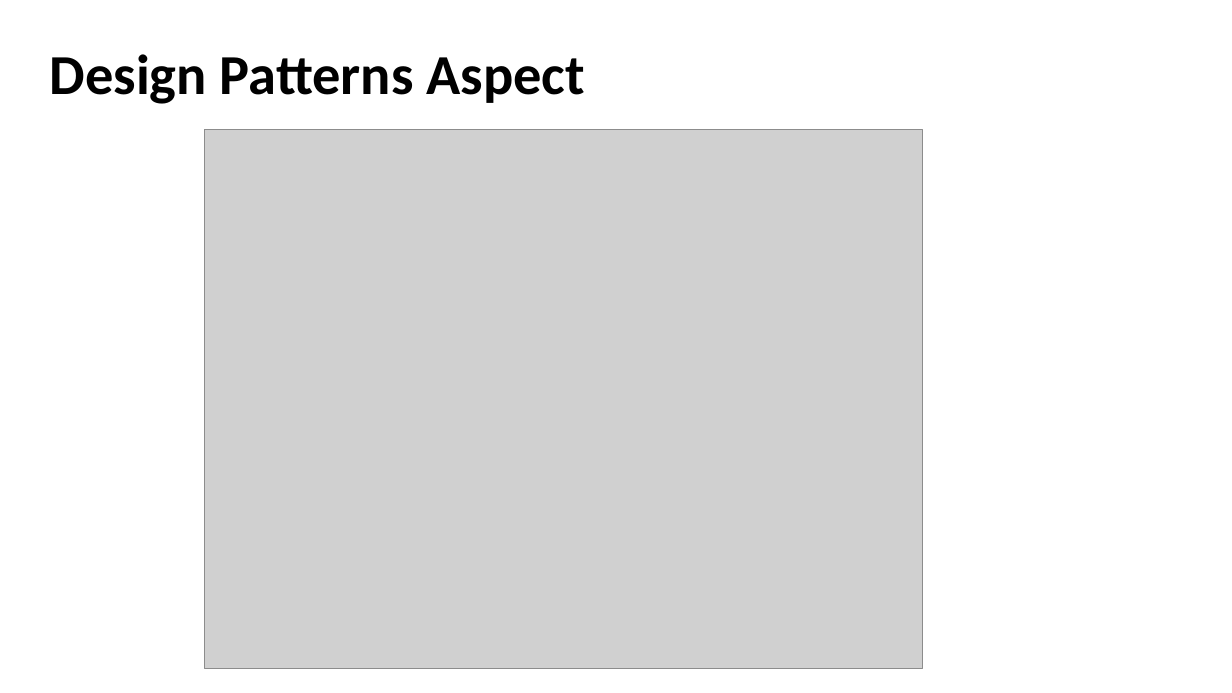
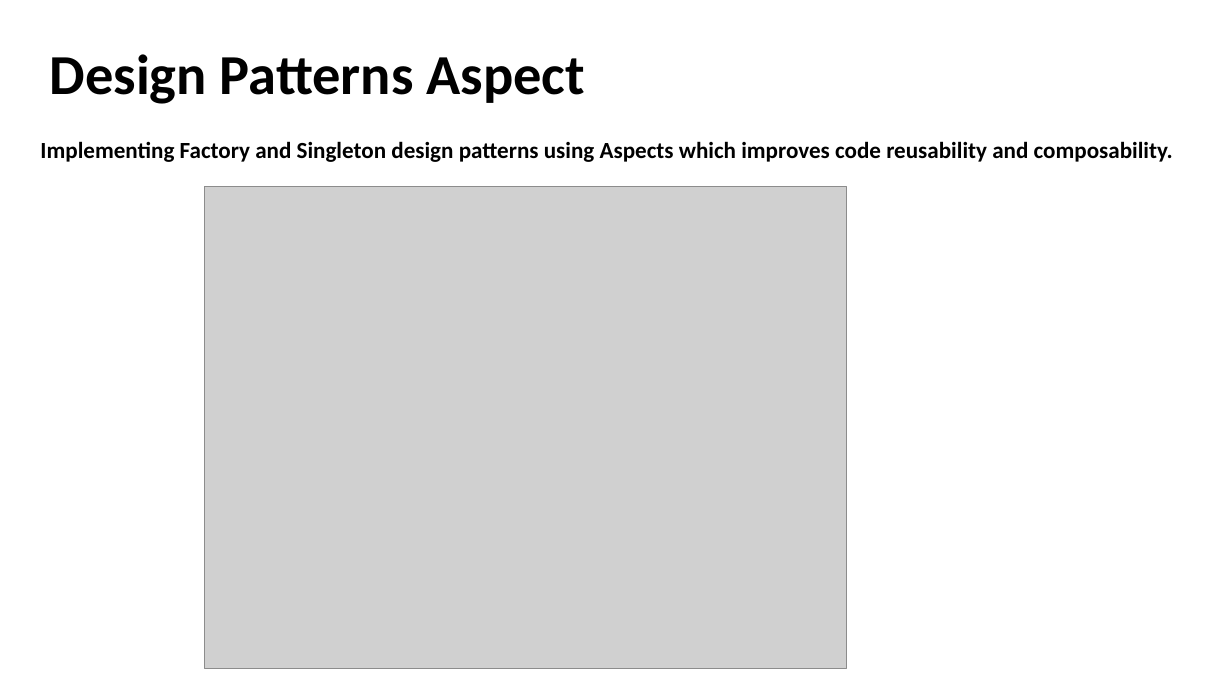
Before and after one commit to akotek/AOP, a slide deck: slide 30 of src/Final Project Presentation.pptx. Drawn at 1232x693 pixels with LibreOffice and Linux fonts; fonts in the diff are those of the drawing; grey boxes stand for pictures. Boxes give left, top, right and bottom in pixels: in the first picture for what was removed or moved away, otherwise in the second. Text is boxed around its words. In the diff, an @@ line names an element or a change of style, - is before the commit and + after.

Commit message:
DesignPatternsAspect impl part1 - singleton + tests, Logging config change

```diff
--- a/src/Final Project Presentation.pptx
+++ b/src/Final Project Presentation.pptx
@@ text added at (40, 141, 1173, 162), 18 pt, text #000000, bold @@
+Implementing Factory and Singleton design patterns using Aspects which improves code reusability and composability.
@@ picture: place and size @@
-picture at (204, 130, 922, 669)
+picture at (204, 187, 847, 668)
```
Also in this commit, not shown: 4 other slides changed, 4 slides added, 1 slide removed, 6 other files.
